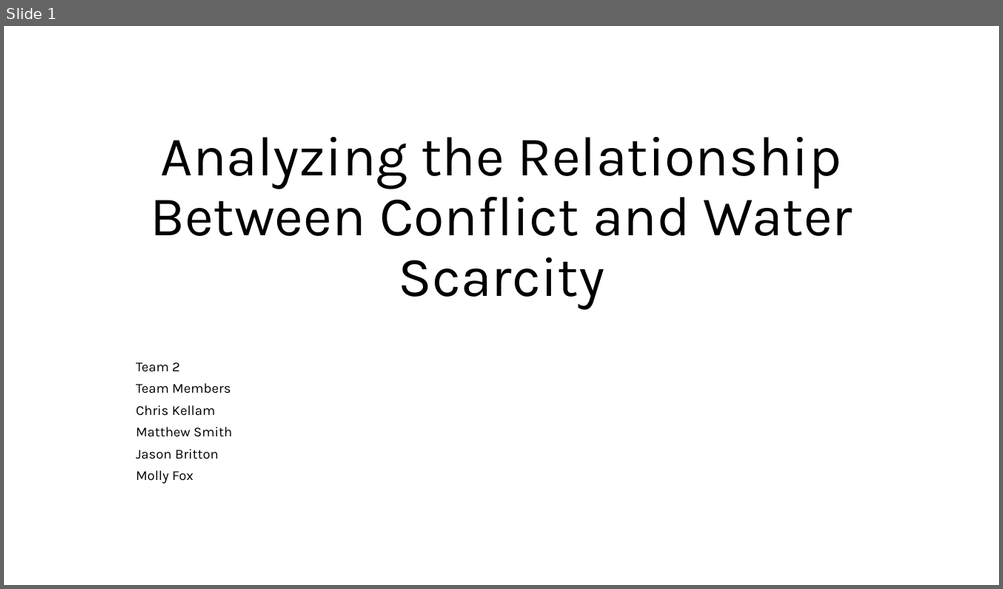
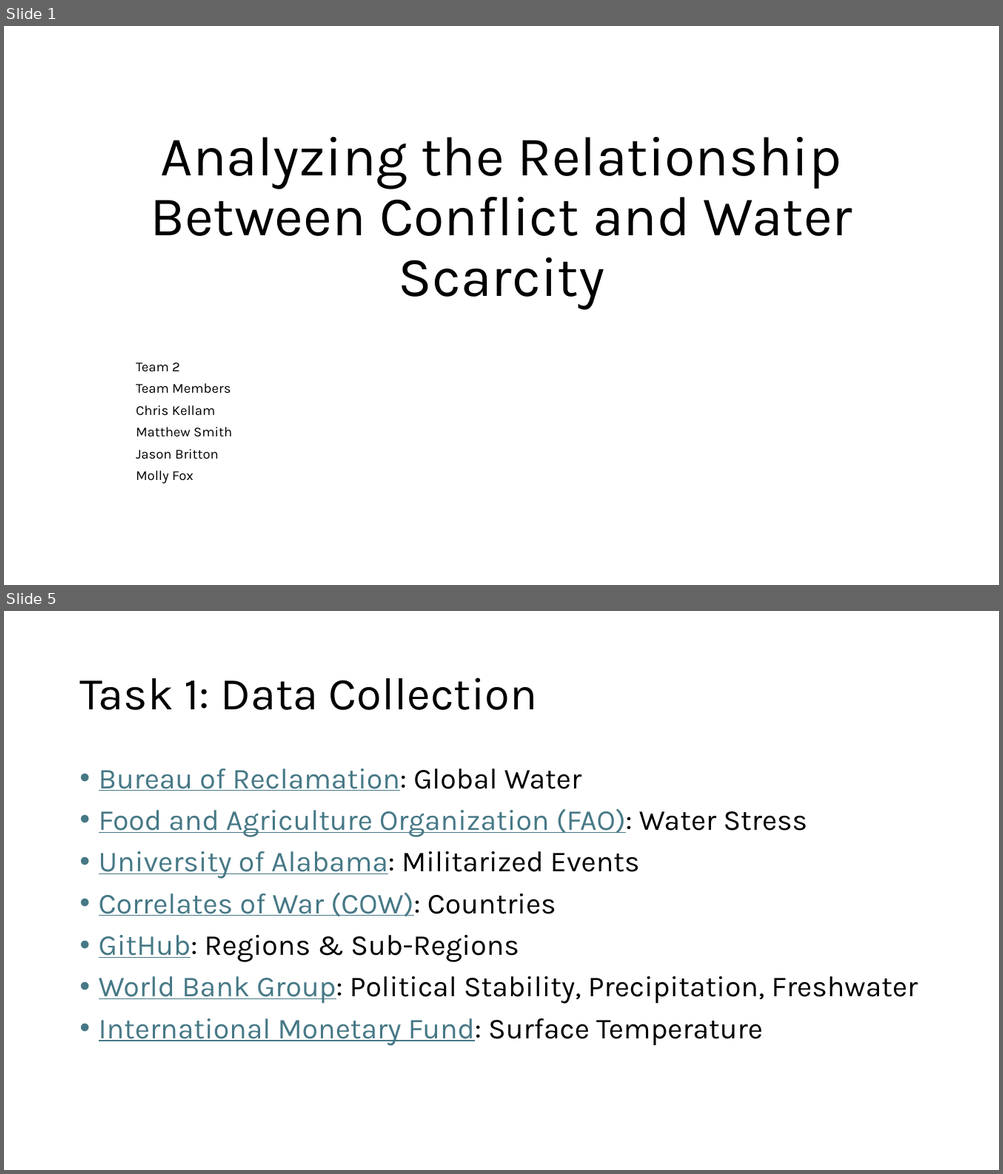
Before and after one commit to msmith150/Water-Conflict-Analysis, a slide deck: Project 1 Slides - Smith.pptx. Shown one above the other, each under a label of ours: slide 1 before the commit, slides 1 and 5 after it; the slides between them are not shown. The pictures are 1003x589 and 1003x1174 pixels, drawn with LibreOffice and Linux fonts; fonts in the diff are those of the drawing. Boxes give left, top, right and bottom in pixels: in the first picture for what was removed or moved away, otherwise in the second. Text is boxed around its words. In the diff, an @@ line names an element or a change of style, - is before the commit and + after.

```diff
--- a/Project 1 Slides - Smith.pptx
+++ b/Project 1 Slides - Smith.pptx
@@ slide 5 added at (4, 611, 999, 1170), background #FFFFFF @@
@@ title added at (79, 678, 538, 710), 44 pt, text #000000 @@
+Task 1: Data Collection
@@ text added at (99, 769, 918, 1046), 28 pt, text #467886, underline @@
+• Bureau of Reclamation: Global Water
+• Food and Agriculture Organization (FAO): Water Stress
+• University of Alabama: Militarized Events
+• Correlates of War (COW): Countries
+• GitHub: Regions & Sub-Regions
+• World Bank Group: Political Stability, Precipitation, Freshwater
+• International Monetary Fund: Surface Temperature
```
Also in this commit, not shown: 5 other slides added.
